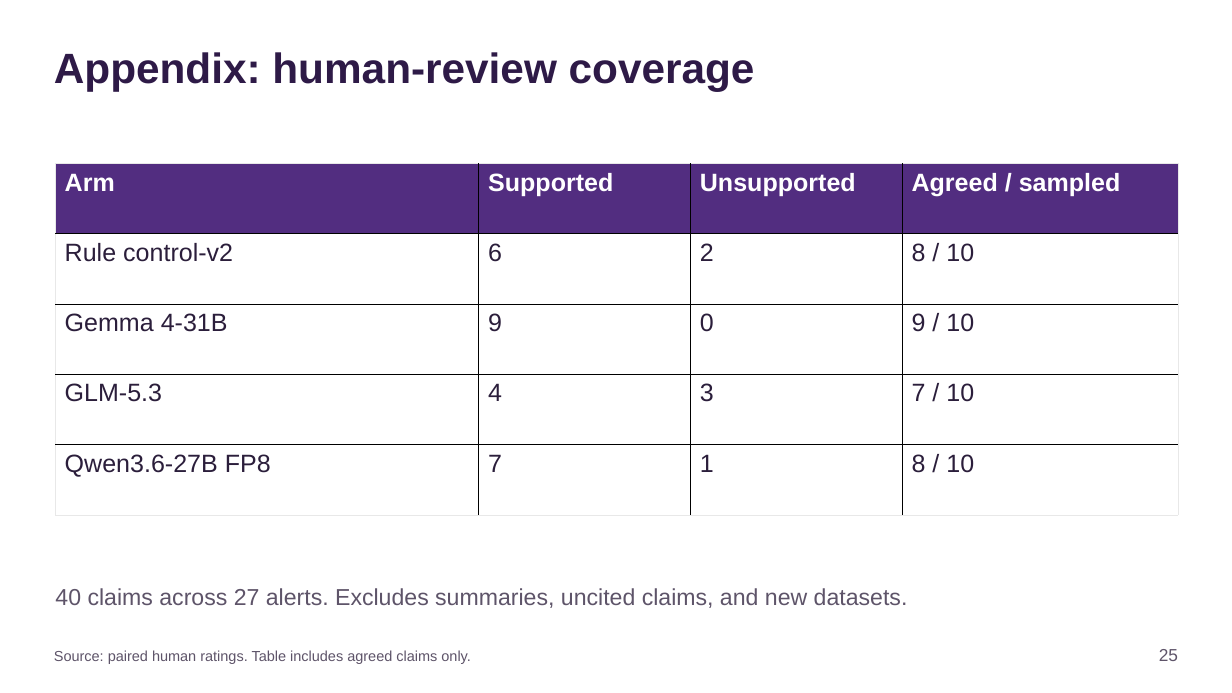
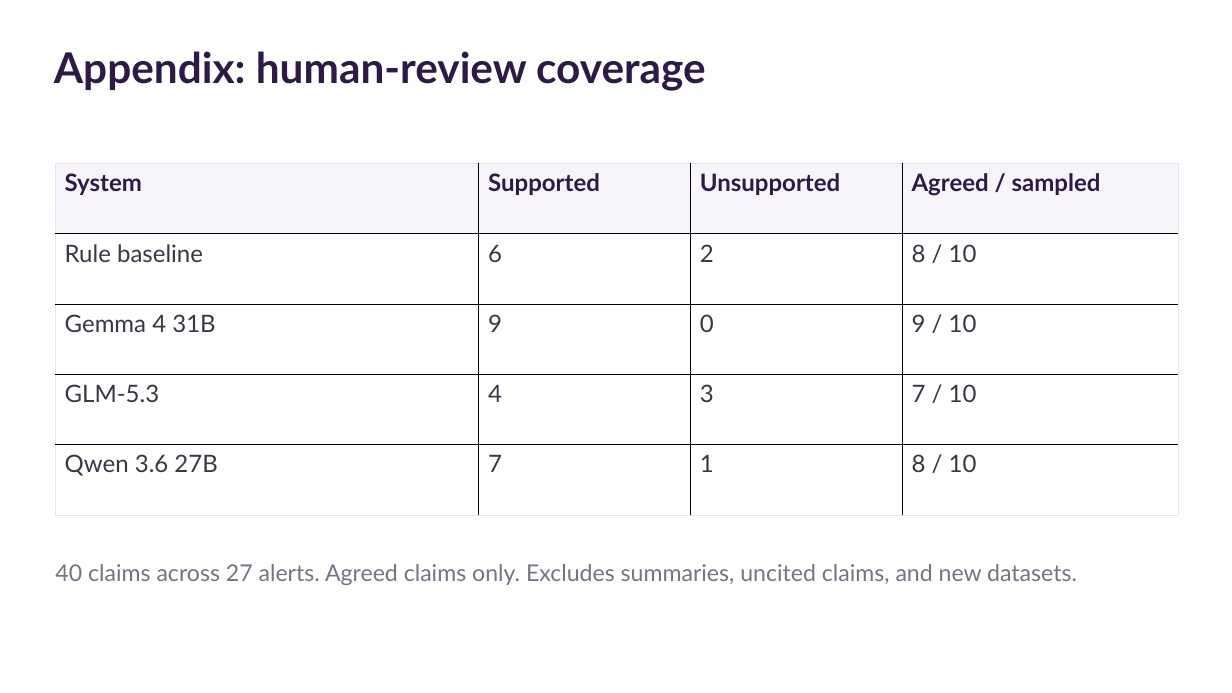
Before and after one commit to SaladbarAlex/CANalyst, a slide deck: slide 25 of output/presentation/CANalyst_Final_Presentation_20min_Class.pptx. Drawn at 1232x693 pixels with LibreOffice and Linux fonts; fonts in the diff are those of the drawing. Boxes give left, top, right and bottom in pixels: in the first picture for what was removed or moved away, otherwise in the second. Text is boxed around its words. In the diff, an @@ line names an element or a change of style, - is before the commit and + after.

```diff
--- a/output/presentation/CANalyst_Final_Presentation_20min_Class.pptx
+++ b/output/presentation/CANalyst_Final_Presentation_20min_Class.pptx
@@ text "Appendix: human-review coverage" at bbox=[54, 51, 705, 91]: font Arial to Lato @@
@@ table at bbox=[55, 164, 1177, 515] @@
-row 1, column 1: Arm
+row 1, column 1: System
-row 2, column 1: Rule control-v2
+row 2, column 1: Rule baseline
-row 3, column 1: Gemma 4-31B
+row 3, column 1: Gemma 4 31B
-row 5, column 1: Qwen3.6-27B FP8
+row 5, column 1: Qwen 3.6 27B
@@ fill #522D80 to #F7F5F9 in row 1 @@
@@ size 19.5 to 18.8 pt, font Arial to Lato in "Supported", "Unsupported", "Agreed / sampled", "6" and 12 more places @@
@@ text colour #FFFFFF to #2E1A47 in "Supported", "Unsupported", "Agreed / sampled" @@
@@ text colour #2B1E3B to #3D3546 in "6", "2", "8 / 10", "9" and 9 more places @@
@@ borders changed @@
@@ text at bbox=[55, 564, 1077, 585]: text changed; font Arial to Lato; text colour #5E5469 to #7A7184 @@
-40 claims across 27 alerts. Excludes summaries, uncited claims, and new datasets.
+40 claims across 27 alerts. Agreed claims only. Excludes summaries, uncited claims, and new datasets.
@@ text removed at bbox=[54, 650, 470, 664] @@
-Source: paired human ratings. Table includes agreed claims only.
@@ text removed at bbox=[1159, 649, 1178, 661] @@
-25
```
Also in this commit, not shown: 10 other slides changed, 15 slides added, 15 slides removed, 7 other files.
